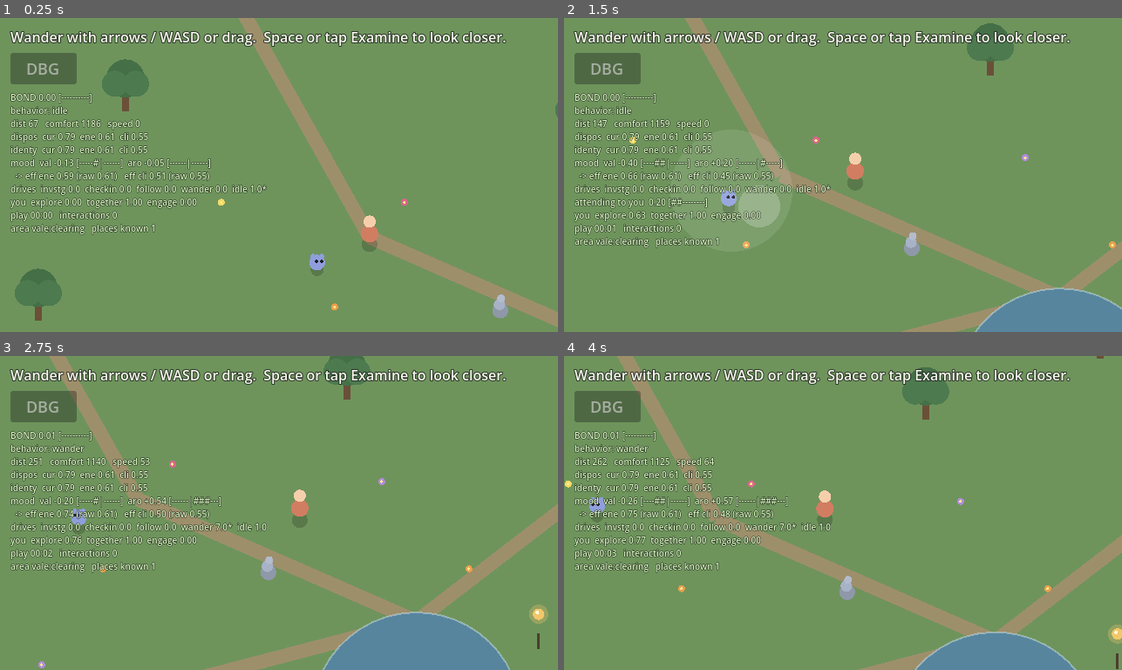
Above: before the commit, frames 1-4 (two rows, left to right).
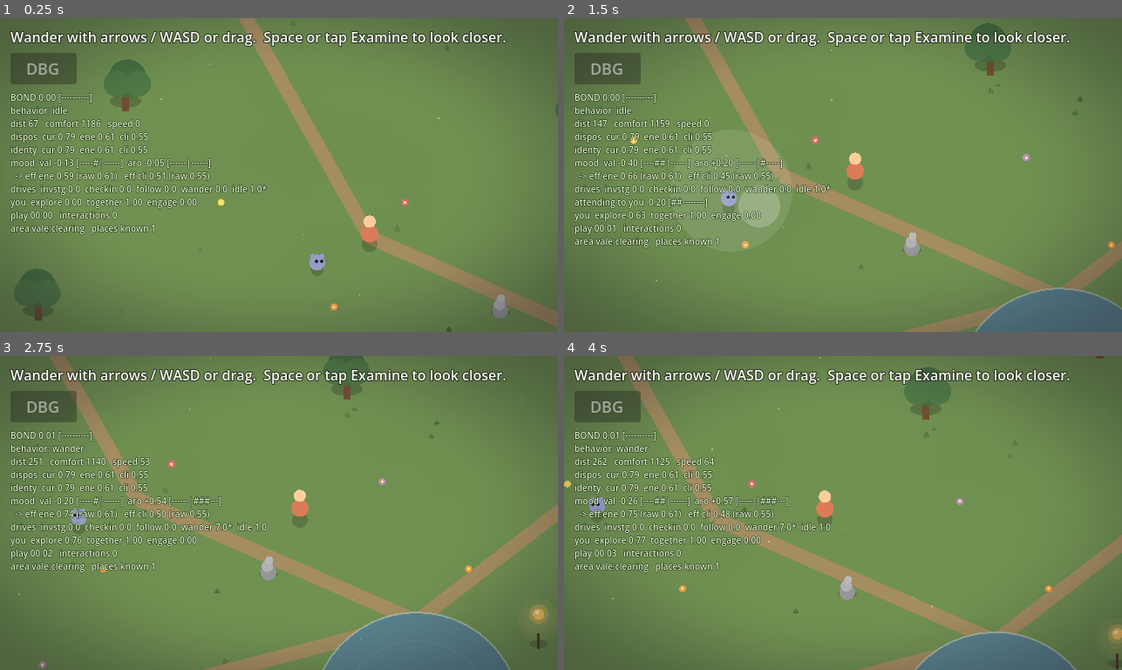
Above: after the commit, the same moments.

Repository: maximusunc/pokepals
Game: Godot game, scene res://scenes/world.tscn
Two runs of this game, one before a commit and one after it. Both use one fixed random seed, a clock stepped at 60 frames per second and the inputs below.
Inputs (mouse positions are in pixels of both pictures, inside the frame that each line leads up to):
- Up to frame 1 (0.25 s): no input
- Up to frame 2 (1.5 s): tap Enter (ui_accept) at 0.5, 0.77 s; move the mouse to (965, 159) at 0.52 s; hold Right (ui_right) 0.53-1.25 s; click (965, 159) at 0.67 s; drag from (731, 190) to (815, 237) at 1.27 s
- Up to frame 3 (2.75 s): move the mouse to (334, 443) at 2.02 s; hold Right (ui_right) from 2.03 s (still down); click (334, 443) at 2.17 s
- Up to frame 4 (4 s): release Right (ui_right) at 2.75 s; drag from (815, 575) to (675, 465) at 2.77 s; move the mouse to (1010, 560) at 3.52 s; hold Left (ui_left) from 3.53 s (still down); click (1010, 560) at 3.67 s; tap Enter (ui_accept) at 3.77 s

The runs differ from the first frame. In frame 1, 19% of the frame differs, in the area x 0-100%, y 0-100%; in frame 2, 19%; in frame 3, 21%; in frame 4, 20%.

Commit message:
feat(world): atmosphere pass — dappled ground, shadows, wind, vignette, warm wash, pollen
Presentation-only. Adds depth and quiet motion to the previously flat world:
- soft contact shadows under trees and props (the biggest cheap depth cue)
- a baked noise overlay so the ground reads as dappled grass, not one flat fill
- wind sway on flowers, tree canopies, and a new scattered grass layer
- breathing ripples on ponds and a warm radial glow on the lantern/crystal
- a global warm color-wash (CanvasModulate) and a screen-edge vignette shader
- drifting pollen motes (CPUParticles2D) that follow the camera

All knobs live in a new data-driven "atmosphere" block in world.json, read with
safe fallbacks; the pure companion logic is untouched.

Diff:
--- /dev/null
+++ b/pokepals/assets/vignette.gdshader
@@ -0,0 +1,13 @@
+shader_type canvas_item;
+// A soft, screen-space vignette: darkens the corners so the eye settles toward the
+// middle of the frame and the world feels lit rather than evenly flat. Drawn on a
+// full-screen ColorRect; UV runs 0..1 across the rect. Presentation-only.
+
+uniform float strength : hint_range(0.0, 1.0) = 0.34;
+uniform vec4 tint : source_color = vec4(0.06, 0.05, 0.10, 1.0);
+
+void fragment() {
+	float dist = length(UV - vec2(0.5)) * 1.41421356;
+	float v = smoothstep(0.45, 1.0, dist) * strength;
+	COLOR = vec4(tint.rgb, v);
+}
--- a/pokepals/data/world.json
+++ b/pokepals/data/world.json
@@ -11,6 +11,15 @@
 	],
 	"bounds": { "min": [-700, -560], "max": [1520, 1120] },
 	"ground_color": [0.43, 0.58, 0.36],
+	"_atmosphere_comment": "Presentation-only mood knobs — none of this touches game logic. Tune freely and 'go play it'. day_tint is a global warm color-wash (CanvasModulate); vignette darkens the screen edges; wind drives the gentle sway of flowers/canopies/grass; ground_noise mottles the flat ground; pollen is the count of drifting motes that follow the camera; glow.pulse_speed breathes the lantern/crystal light.",
+	"atmosphere": {
+		"day_tint": [1.04, 0.99, 0.90],
+		"vignette": { "strength": 0.34, "color": [0.06, 0.05, 0.10] },
+		"wind": { "strength": 2.6, "speed": 1.15 },
+		"ground_noise": { "contrast": 0.12, "tint": [0.30, 0.42, 0.26] },
+		"pollen": { "amount": 34, "color": [1.0, 0.96, 0.74] },
+		"glow": { "pulse_speed": 1.4 }
+	},
 	"player_spawn": [320, 220],
 	"companion_spawn": [260, 250],
 	"pond": { "center": [640, 470], "radius": 120, "color": [0.34, 0.52, 0.62] },
--- a/pokepals/scenes/world.tscn
+++ b/pokepals/scenes/world.tscn
@@ -7,9 +7,18 @@
 [ext_resource type="Script" path="res://scripts/presentation/camera_rig.gd" id="5"]
 [ext_resource type="Script" path="res://scripts/presentation/virtual_joystick.gd" id="6"]
 [ext_resource type="Script" path="res://scripts/presentation/debug_overlay.gd" id="7"]
+[ext_resource type="Shader" path="res://assets/vignette.gdshader" id="8"]
+
+[sub_resource type="ShaderMaterial" id="ShaderMaterial_vignette"]
+shader = ExtResource("8")
+shader_parameter/strength = 0.34
+shader_parameter/tint = Color(0.06, 0.05, 0.1, 1)
 
 [node name="World" type="Node2D"]
 script = ExtResource("1")
+
+[node name="DayTint" type="CanvasModulate" parent="."]
+color = Color(1.04, 0.99, 0.9, 1)
 
 [node name="WorldArt" type="Node2D" parent="."]
 script = ExtResource("2")
@@ -23,6 +32,32 @@
 script = ExtResource("5")
 player_path = NodePath("../Player")
 companion_path = NodePath("../Companion")
+
+[node name="Pollen" type="CPUParticles2D" parent="Camera2D"]
+amount = 34
+lifetime = 7.0
+preprocess = 4.0
+randomness = 0.5
+emission_shape = 3
+emission_rect_extents = Vector2(400, 240)
+direction = Vector2(0, -1)
+spread = 70.0
+gravity = Vector2(6, -4)
+initial_velocity_min = 3.0
+initial_velocity_max = 11.0
+scale_amount_min = 1.0
+scale_amount_max = 2.0
+color = Color(1, 0.96, 0.74, 0.45)
+
+[node name="Vignette" type="CanvasLayer" parent="."]
+
+[node name="Rect" type="ColorRect" parent="Vignette"]
+material = SubResource("ShaderMaterial_vignette")
+anchors_preset = 15
+anchor_right = 1.0
+anchor_bottom = 1.0
+mouse_filter = 2
+color = Color(1, 1, 1, 1)
 
 [node name="UI" type="CanvasLayer" parent="."]
 
--- a/pokepals/scripts/presentation/world_art.gd
+++ b/pokepals/scripts/presentation/world_art.gd
@@ -1,17 +1,27 @@
 class_name WorldArt
 extends Node2D
-## Draws the hand-placed cozy clearing from world.json: ground, worn paths, a pond,
-## trees, flowers, and the interactable props. Pure presentation — it reads world
-## data and renders it; it holds no game rules. Interactables can briefly "pulse"
-## when touched, a little glow of acknowledgement.
+## Draws the hand-placed cozy world from world.json: a mottled ground, worn paths,
+## ponds that shimmer, scattered grass, flowers and tree canopies that sway in the
+## wind, soft contact shadows for depth, and the interactable props (with a warm
+## breathing glow on the lit ones). Pure presentation — it reads world data and the
+## mood knobs in the "atmosphere" block, and renders them; it holds no game rules.
+## Interactables can briefly "pulse" when touched, a little glow of acknowledgement.
 
 var _ground_color := Color(0.43, 0.58, 0.36)
 var _bounds := Rect2()
 var _ponds: Array = []     # [ { center: Vector2, radius: float, color: Color } ]
 var _paths: Array = []     # [ { from: Vector2, to: Vector2, color: Color } ]
-var _trees: Array = []     # [ Vector2 ]
-var _flowers: Array = []   # [ { pos: Vector2, color: Color } ]
+var _trees: Array = []     # [ { pos: Vector2, phase: float } ]
+var _flowers: Array = []   # [ { pos: Vector2, color: Color, phase: float } ]
+var _grass: Array = []     # [ { pos: Vector2, len: float, color: Color, phase: float } ]
 var _interactables: Array = []  # [ { pos: Vector2, color: Color, type: String, pulse: float } ]
+
+# --- atmosphere (presentation-only mood, from world.json "atmosphere") ---
+var _time := 0.0
+var _wind_strength := 2.6
+var _wind_speed := 1.15
+var _glow_pulse_speed := 1.4
+var _ground_noise: ImageTexture = null
 
 
 func render_world(data: Dictionary) -> void:
@@ -19,6 +29,13 @@
 	var bmin := WorldData.to_vec2(data["bounds"]["min"])
 	var bmax := WorldData.to_vec2(data["bounds"]["max"])
 	_bounds = Rect2(bmin, bmax - bmin)
+
+	var atmo: Dictionary = data.get("atmosphere", {})
+	var wind: Dictionary = atmo.get("wind", {})
+	_wind_strength = float(wind.get("strength", 2.6))
+	_wind_speed = float(wind.get("speed", 1.15))
+	_glow_pulse_speed = float(atmo.get("glow", {}).get("pulse_speed", 1.4))
+	_build_ground_noise(atmo.get("ground_noise", {}))
 
 	# Water: accept a single "pond" and/or a "ponds" array, so the world can hold
 	# more than one body of water without breaking older single-pond data.
@@ -32,13 +49,19 @@
 	for p in data.get("paths", []):
 		_paths.append({ "from": WorldData.to_vec2(p["from"]), "to": WorldData.to_vec2(p["to"]), "color": WorldData.to_color(p["color"]) })
 
+	# Trees and flowers each carry a per-element wind "phase" (seeded from position) so
+	# they don't all sway in lockstep — the breeze reads as organic, not a metronome.
 	_trees.clear()
 	for t in data.get("trees", []):
-		_trees.append(WorldData.to_vec2(t))
+		var tp := WorldData.to_vec2(t)
+		_trees.append({ "pos": tp, "phase": _phase_for(tp) })
 
 	_flowers.clear()
 	for f in data.get("flowers", []):
-		_flowers.append({ "pos": Vector2(float(f[0]), float(f[1])), "color": Color(float(f[2]), float(f[3]), float(f[4])) })
+		var fp := Vector2(float(f[0]), float(f[1]))
+		_flowers.append({ "pos": fp, "color": Color(float(f[2]), float(f[3]), float(f[4])), "phase": _phase_for(fp) })
+
+	_scatter_grass()
 
 	_interactables.clear()
 	for it in data.get("interactables", []):
@@ -56,6 +79,53 @@
 	return { "center": WorldData.to_vec2(pond["center"]), "radius": float(pond["radius"]), "color": WorldData.to_color(pond["color"]) }
 
 
+## A stable pseudo-random phase in [0, TAU) derived from a world position, so each
+## swaying thing keeps the same offset every frame (and across runs).
+func _phase_for(p: Vector2) -> float:
+	return fposmod(p.x * 0.013 + p.y * 0.021, TAU)
+
+
+## Bake a small, soft noise texture once and stretch it over the whole ground so the
+## grass reads as dappled rather than a single flat fill. Cheap: one texture, one draw.
+func _build_ground_noise(cfg: Dictionary) -> void:
+	var contrast := float(cfg.get("contrast", 0.12))
+	var tint := WorldData.to_color(cfg.get("tint", [0.30, 0.42, 0.26]))
+	if contrast <= 0.0:
+		_ground_noise = null
+		return
+	var n := FastNoiseLite.new()
+	n.noise_type = FastNoiseLite.TYPE_SIMPLEX
+	n.frequency = 0.05
+	n.fractal_octaves = 3
+	var size := 96
+	var img := Image.create(size, size, false, Image.FORMAT_RGBA8)
+	for y in size:
+		for x in size:
+			var v := (n.get_noise_2d(float(x), float(y)) + 1.0) * 0.5  # 0..1
+			img.set_pixel(x, y, Color(tint.r, tint.g, tint.b, v * contrast))
+	_ground_noise = ImageTexture.create_from_image(img)
+
+
+## Scatter little grass tufts across the ground for texture. Seeded so the layout is
+## identical every run; each tuft gets its own wind phase.
+func _scatter_grass() -> void:
+	_grass.clear()
+	var rng := RandomNumberGenerator.new()
+	rng.seed = 0xC0FFEE
+	var count := int(clampf(_bounds.size.x * _bounds.size.y / 26000.0, 40, 240))
+	for i in count:
+		var pos := Vector2(
+			_bounds.position.x + rng.randf() * _bounds.size.x,
+			_bounds.position.y + rng.randf() * _bounds.size.y)
+		var shade := rng.randf_range(-0.05, 0.06)
+		_grass.append({
+			"pos": pos,
+			"len": rng.randf_range(4.0, 8.0),
+			"color": Color(0.30 + shade, 0.46 + shade, 0.28 + shade, 0.85),
+			"phase": _phase_for(pos),
+		})
+
+
 ## Briefly glow the interactable at this index (called when it's touched).
 func pulse_interactable(index: int) -> void:
 	if index >= 0 and index < _interactables.size():
@@ -63,45 +133,101 @@
 
 
 func _process(delta: float) -> void:
-	var redraw := false
+	_time += delta
 	for it in _interactables:
 		if it["pulse"] > 0.0:
 			it["pulse"] = maxf(0.0, it["pulse"] - delta * 1.5)
-			redraw = true
-	if redraw:
-		queue_redraw()
+	# The world is gently animated (wind, shimmer, breathing glow), so redraw each frame.
+	queue_redraw()
+
+
+## Horizontal wind offset for a swaying element with the given phase. Things higher off
+## the ground (a tall canopy vs. a flower) catch more wind — caller scales by `gain`.
+func _sway(phase: float, gain: float) -> float:
+	return sin(_time * _wind_speed + phase) * _wind_strength * gain
 
 
 func _draw() -> void:
 	draw_rect(_bounds, _ground_color)
+
+	# dappled ground: a soft noise overlay stretched across the whole field
+	if _ground_noise != null:
+		draw_texture_rect(_ground_noise, _bounds, false, Color(1, 1, 1, 1))
+
+	# grass tufts (drawn low, swaying), giving the ground some life and texture
+	for g in _grass:
+		var sway := _sway(g["phase"], 0.25)
+		var base: Vector2 = g["pos"]
+		var tip := base + Vector2(sway, -float(g["len"]))
+		draw_line(base, tip, g["color"], 1.5)
+		draw_line(base + Vector2(-2, 0), base + Vector2(-2 + sway * 0.8, -float(g["len"]) * 0.7), g["color"], 1.3)
+		draw_line(base + Vector2(2, 0), base + Vector2(2 + sway * 0.8, -float(g["len"]) * 0.7), g["color"], 1.3)
 
 	# worn paths
 	for p in _paths:
 		draw_line(p["from"], p["to"], p["color"], 16.0)
 
-	# ponds, each with a lighter rim
+	# ponds, each with a lighter rim and a couple of slow, breathing ripples
 	for pond in _ponds:
-		draw_circle(pond["center"], pond["radius"], pond["color"])
-		draw_arc(pond["center"], pond["radius"], 0.0, TAU, 48, Color(0.78, 0.86, 0.88, 0.5), 2.0)
-
-	# flowers (a petal dot with a bright center)
+		var center: Vector2 = pond["center"]
+		var radius: float = pond["radius"]
+		draw_circle(center, radius, pond["color"])
+		draw_arc(center, radius, 0.0, TAU, 48, Color(0.78, 0.86, 0.88, 0.5), 2.0)
+		for k in 2:
+			var t := fposmod(_time * 0.25 + float(k) * 0.5, 1.0)
+			var rr := radius * (0.25 + 0.7 * t)
+			draw_arc(center, rr, 0.0, TAU, 40, Color(0.85, 0.92, 0.95, 0.22 * (1.0 - t)), 1.5)
+
+	# flowers (a petal dot with a bright center), nodding in the breeze
 	for f in _flowers:
-		draw_circle(f["pos"], 4.0, f["color"])
-		draw_circle(f["pos"], 1.6, Color(0.98, 0.92, 0.55))
-
-	# interactable props: a soft glow when pulsing, then a distinct little shape per type
+		var fp: Vector2 = f["pos"] + Vector2(_sway(f["phase"], 0.45), 0.0)
+		draw_circle(fp, 4.0, f["color"])
+		draw_circle(fp, 1.6, Color(0.98, 0.92, 0.55))
+
+	# interactable props: contact shadow, optional warm glow, then the prop silhouette
 	for it in _interactables:
+		_draw_shadow(it["pos"] + Vector2(0, 6), 11.0, 0.16)
+		_draw_glow(it["type"], it["pos"])
 		var pulse: float = it["pulse"]
 		if pulse > 0.0:
 			draw_circle(it["pos"], 20.0 + 12.0 * pulse, Color(1, 1, 1, 0.18 * pulse))
 		_draw_prop(it["type"], it["pos"], it["color"])
 
-	# trees (trunk + layered canopy), drawn last so they sit above the grass
+	# trees (shadow + trunk + layered, wind-swayed canopy), drawn last so they sit above
 	for t in _trees:
-		draw_rect(Rect2(t + Vector2(-4, -6), Vector2(8, 22)), Color(0.42, 0.31, 0.22))
-		draw_circle(t + Vector2(0, -22), 22.0, Color(0.27, 0.44, 0.28))
-		draw_circle(t + Vector2(-12, -16), 15.0, Color(0.30, 0.48, 0.31))
-		draw_circle(t + Vector2(12, -16), 15.0, Color(0.30, 0.48, 0.31))
+		var tp: Vector2 = t["pos"]
+		var cs := _sway(t["phase"], 1.0)  # canopy catches the most wind
+		_draw_shadow(tp + Vector2(0, 4), 18.0, 0.20)
+		draw_rect(Rect2(tp + Vector2(-4, -6), Vector2(8, 22)), Color(0.42, 0.31, 0.22))
+		draw_circle(tp + Vector2(cs, -22), 22.0, Color(0.27, 0.44, 0.28))
+		draw_circle(tp + Vector2(-12 + cs, -16), 15.0, Color(0.30, 0.48, 0.31))
+		draw_circle(tp + Vector2(12 + cs, -16), 15.0, Color(0.30, 0.48, 0.31))
+
+
+## A soft, flattened ground shadow — the cheapest, biggest depth cue we have. Drawn as
+## a circle squashed vertically via the draw transform, then the transform is reset.
+func _draw_shadow(pos: Vector2, r: float, alpha: float) -> void:
+	draw_set_transform(pos, 0.0, Vector2(1.0, 0.42))
+	draw_circle(Vector2.ZERO, r, Color(0, 0, 0, alpha))
+	draw_set_transform(Vector2.ZERO, 0.0, Vector2.ONE)
+
+
+## A warm, breathing radial glow under the lit props (lantern, crystal). Faked with a
+## few stacked translucent circles so it works everywhere without a real 2D light.
+func _draw_glow(type: String, p: Vector2) -> void:
+	var warm: Color
+	match type:
+		"lantern":
+			warm = Color(1.0, 0.85, 0.5)
+		"crystal":
+			warm = Color(0.6, 0.85, 1.0)
+		_:
+			return
+	var breathe := 0.82 + 0.18 * sin(_time * _glow_pulse_speed)
+	var top := p + Vector2(0, -22)
+	for k in 3:
+		var rr := (34.0 - float(k) * 9.0) * breathe
+		draw_circle(top, rr, Color(warm.r, warm.g, warm.b, 0.07))
 
 
 ## Draw a single interactable prop, shaped by its 'type'. Each is a small, readable
--- a/pokepals/scripts/presentation/world_controller.gd
+++ b/pokepals/scripts/presentation/world_controller.gd
@@ -19,6 +19,9 @@
 @onready var _reset_button: Button = $UI/ResetButton
 @onready var _debug: DebugOverlay = $DebugOverlay
 @onready var _debug_button: Button = $UI/DebugButton
+@onready var _day_tint: CanvasModulate = $DayTint
+@onready var _vignette: ColorRect = $Vignette/Rect
+@onready var _pollen: CPUParticles2D = $Camera2D/Pollen
 
 var _interactables: Array = []  # [ { pos: Vector2, label: String } ]
 var _examine_shown := false  # whether the touch Examine button is currently faded in
@@ -33,6 +36,7 @@
 	_companion.setup(_player)
 
 	_world_art.render_world(data)
+	_apply_atmosphere(data.get("atmosphere", {}))
 
 	var bmin := WorldData.to_vec2(data["bounds"]["min"])
 	var bmax := WorldData.to_vec2(data["bounds"]["max"])
@@ -79,6 +83,27 @@
 	_joystick.add_exclusion(_debug_button)
 
 	_hint.text = "Wander with arrows / WASD or drag.  Space or tap Examine to look closer."
+
+
+## Push the world's presentation-only mood knobs into the scene nodes that render
+## them: the global warm color-wash (CanvasModulate), the screen-edge vignette, and
+## the drifting pollen. All data-driven from world.json's "atmosphere" block, with
+## defaults so a world without the block still looks right.
+func _apply_atmosphere(atmo: Dictionary) -> void:
+	if atmo.has("day_tint"):
+		_day_tint.color = WorldData.to_color(atmo["day_tint"])
+
+	var vig: Dictionary = atmo.get("vignette", {})
+	var mat := _vignette.material as ShaderMaterial
+	if mat != null:
+		mat.set_shader_parameter("strength", float(vig.get("strength", 0.34)))
+		mat.set_shader_parameter("tint", WorldData.to_color(vig.get("color", [0.06, 0.05, 0.10])))
+
+	var pol: Dictionary = atmo.get("pollen", {})
+	_pollen.amount = maxi(1, int(pol.get("amount", 34)))
+	var pc := WorldData.to_color(pol.get("color", [1.0, 0.96, 0.74]))
+	pc.a = 0.45
+	_pollen.color = pc
 
 
 func _process(_delta: float) -> void:
Not shown, added: pokepals/assets/vignette.gdshader.uid
Not shown: 1 places in pokepals/scenes/world.tscn that only renumber resources
